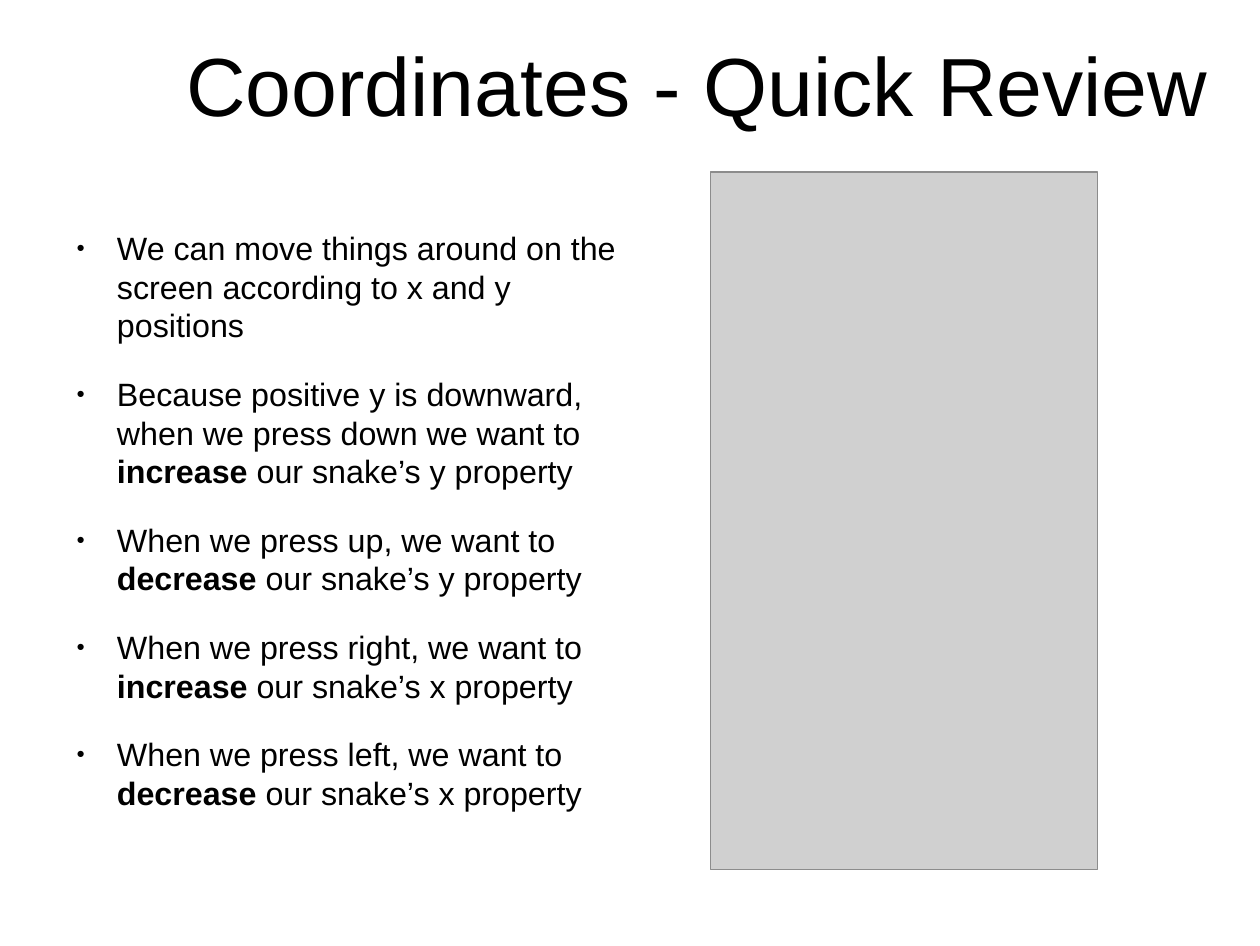
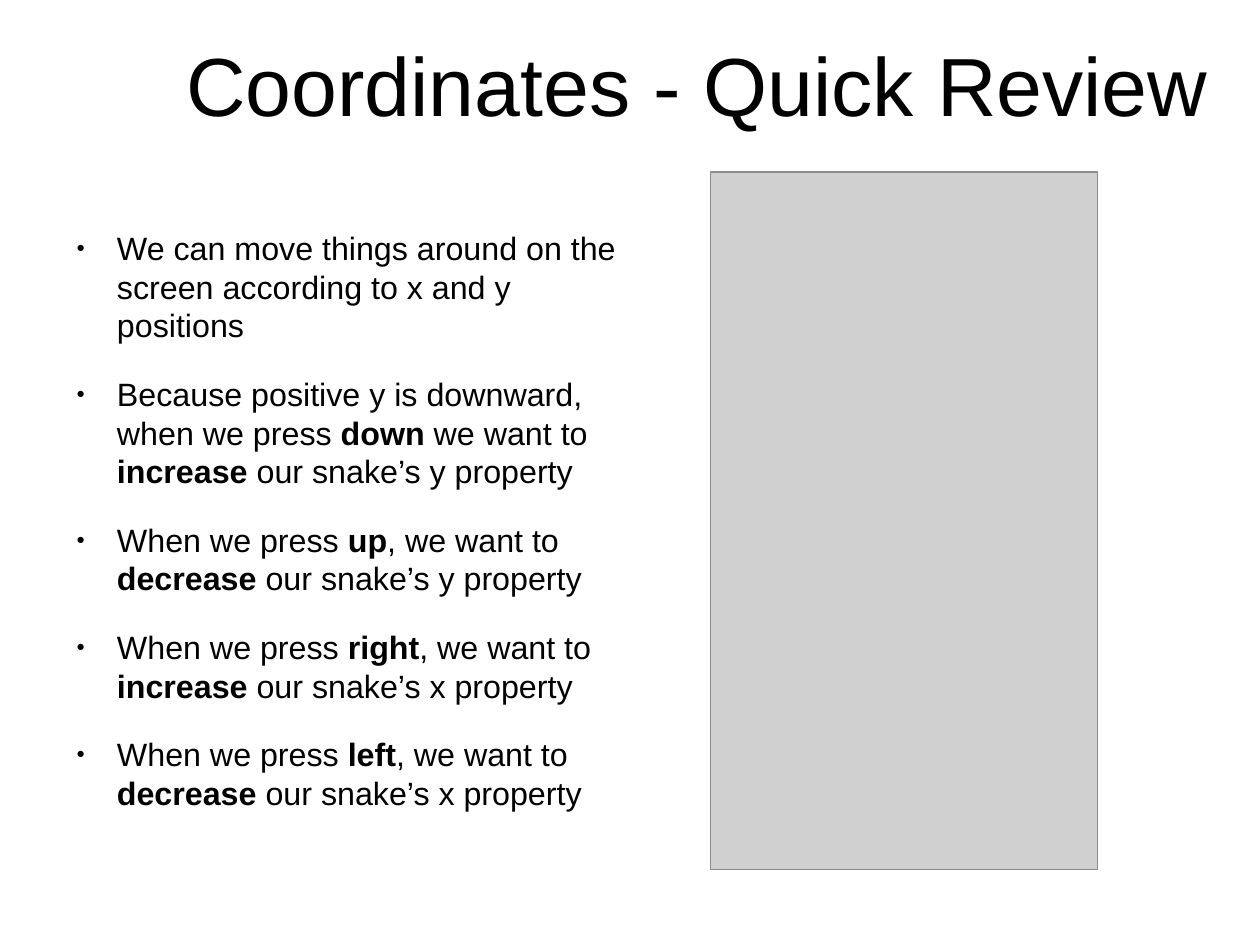
Before and after one commit to originalgrego/Slithers, a slide deck: slide 15 of Slithers - Explorathon 2018.odp. Drawn at 1260x946 pixels with LibreOffice and Linux fonts; fonts in the diff are those of the drawing; grey boxes stand for pictures; background and template pictures are left out. Boxes give left, top, right and bottom in pixels: in the first picture for what was removed or moved away, otherwise in the second. Text is boxed around its words. In the diff, an @@ line names an element or a change of style, - is before the commit and + after.

Commit message:
Finishing up content of presentation, fixing some code samples, updating code to increase legibility

```diff
--- a/Slithers - Explorathon 2018.odp
+++ b/Slithers - Explorathon 2018.odp
@@ text at <box>117,382,591,811</box>: bold on in "down", "up,", "right,", "left," @@
```
Also in this commit, not shown: 16 other slides changed, 2 slides added, 3 other files.
